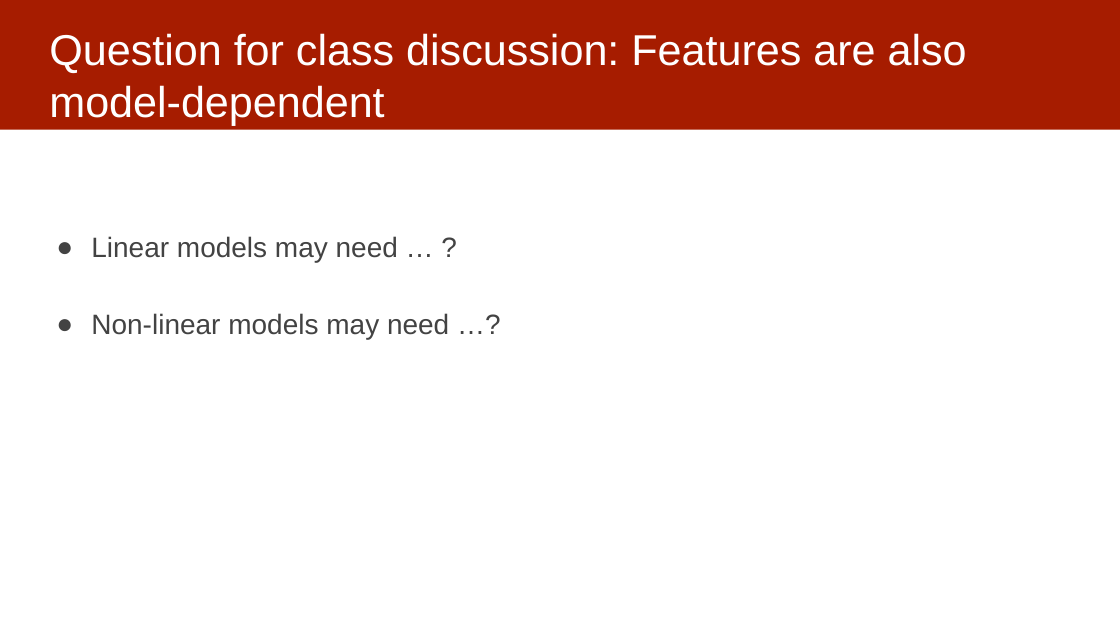
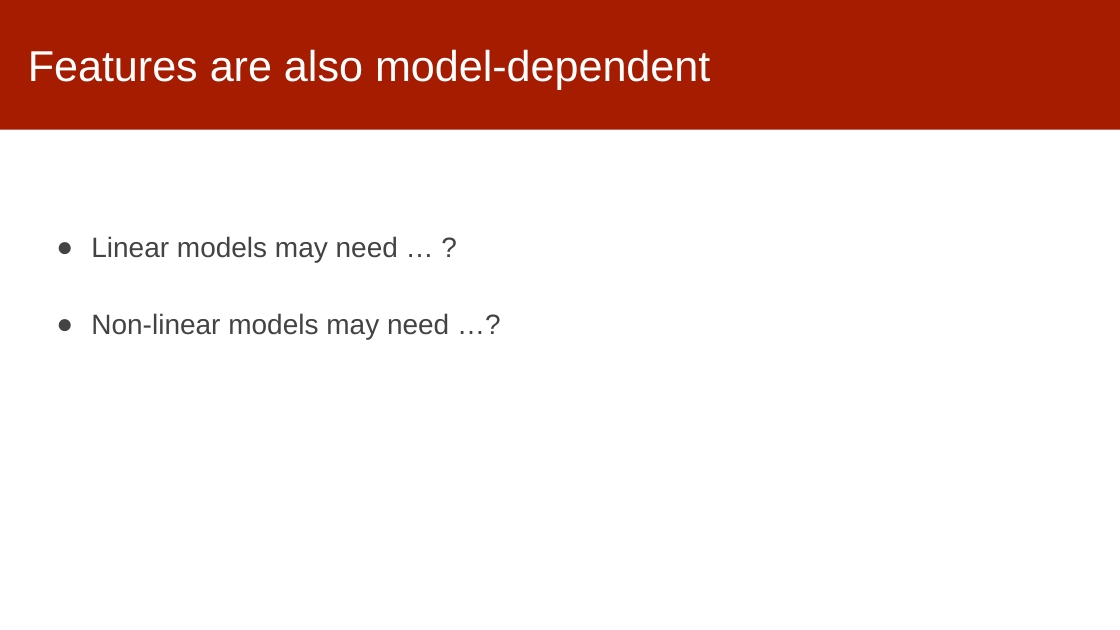
Before and after one commit to dssg/mlforpublicpolicylab, a slide deck: slide 21 of 07 - Features/features-and-imputation.pptx (slide 16 before the commit). Drawn at 1120x630 pixels with LibreOffice and Linux fonts; fonts in the diff are those of the drawing. Boxes give left, top, right and bottom in pixels: in the first picture for what was removed or moved away, otherwise in the second. Text is boxed around its words. In the diff, an @@ line names an element or a change of style, - is before the commit and + after.

Commit message:
updates to features slides

```diff
--- a/07 - Features/features-and-imputation.pptx
+++ b/07 - Features/features-and-imputation.pptx
@@ title at (28,49,710,89): text changed @@
-Question for class discussion: Features are also model-dependent
+Features are also model-dependent
```
Also in this commit, not shown: 8 other slides changed, 9 slides added.
